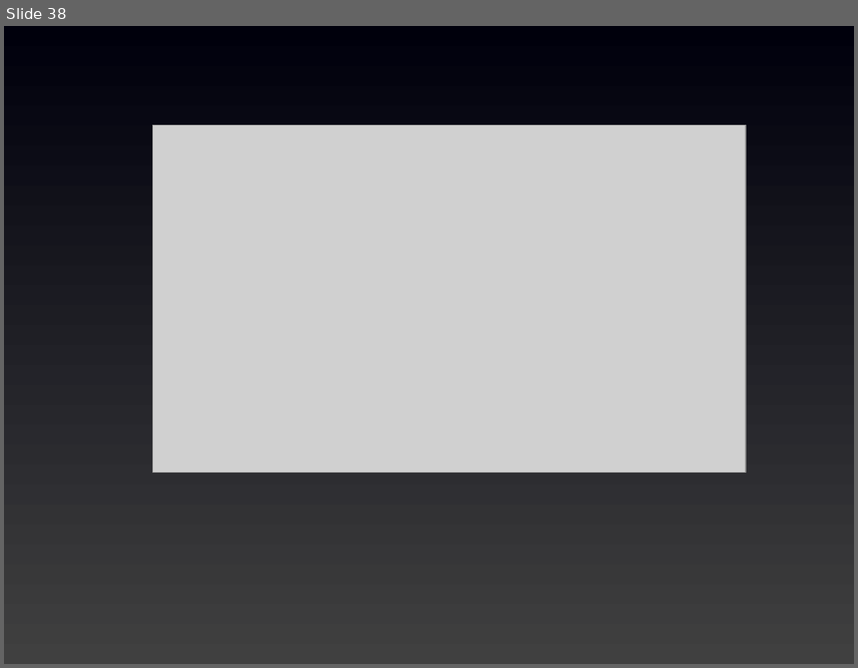
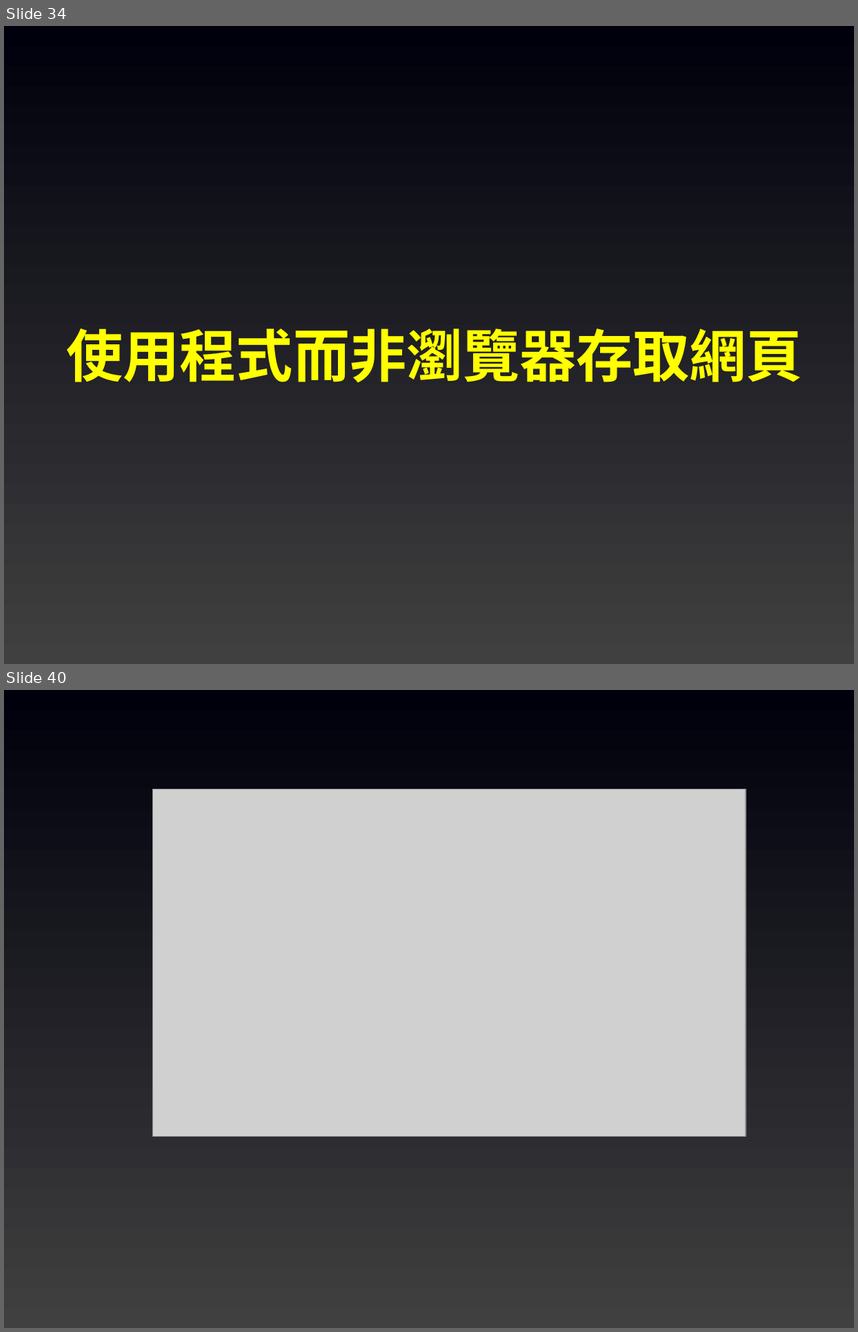
Before and after one commit to joshhu/sculinebot2024, a slide deck: Slides/05. 基礎觀念及知識.pptx. Shown one above the other, each under a label of ours: slide 38 before the commit, slides 34 and 40 after it; the slides between them are not shown. The pictures are 858x668 and 858x1332 pixels, drawn with LibreOffice and Linux fonts; fonts in the diff are those of the drawing; grey boxes stand for pictures. Boxes give left, top, right and bottom in pixels: in the first picture for what was removed or moved away, otherwise in the second. Text is boxed around its words. In the diff, an @@ line names an element or a change of style, - is before the commit and + after.

```diff
--- a/Slides/05. 基礎觀念及知識.pptx
+++ b/Slides/05. 基礎觀念及知識.pptx
@@ slide 34 added at [4, 26, 854, 664], background gradient #404040 to #00000C @@
@@ text added at [67, 328, 804, 382], 48 pt, text #FFFF00, bold @@
+使用程式而非瀏覽器存取網頁
@@ what was slide 38 is now slide 40 @@
```
Also in this commit, not shown: 7 slides changed, 4 other slides added, 6 other files.
